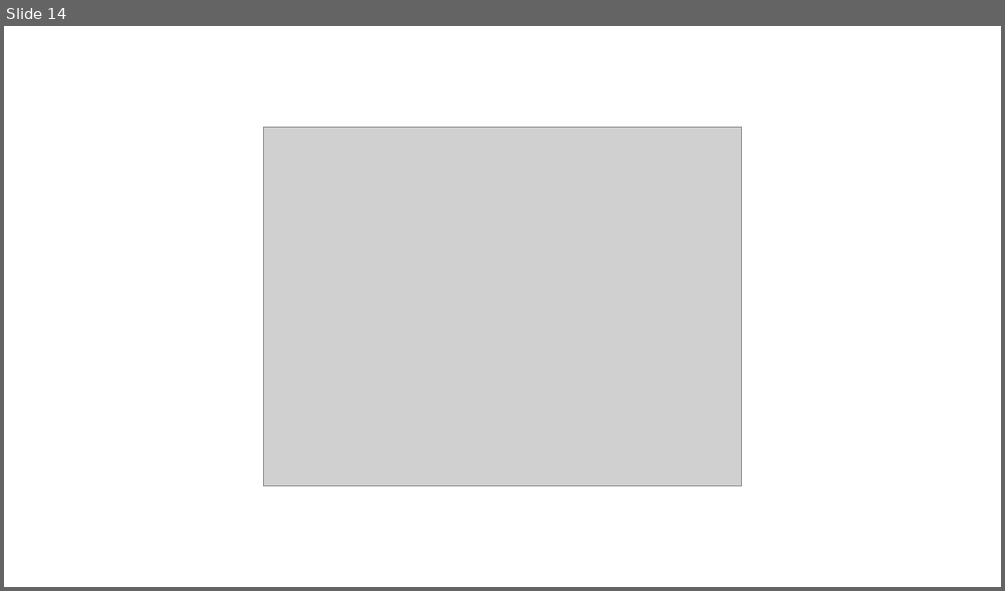
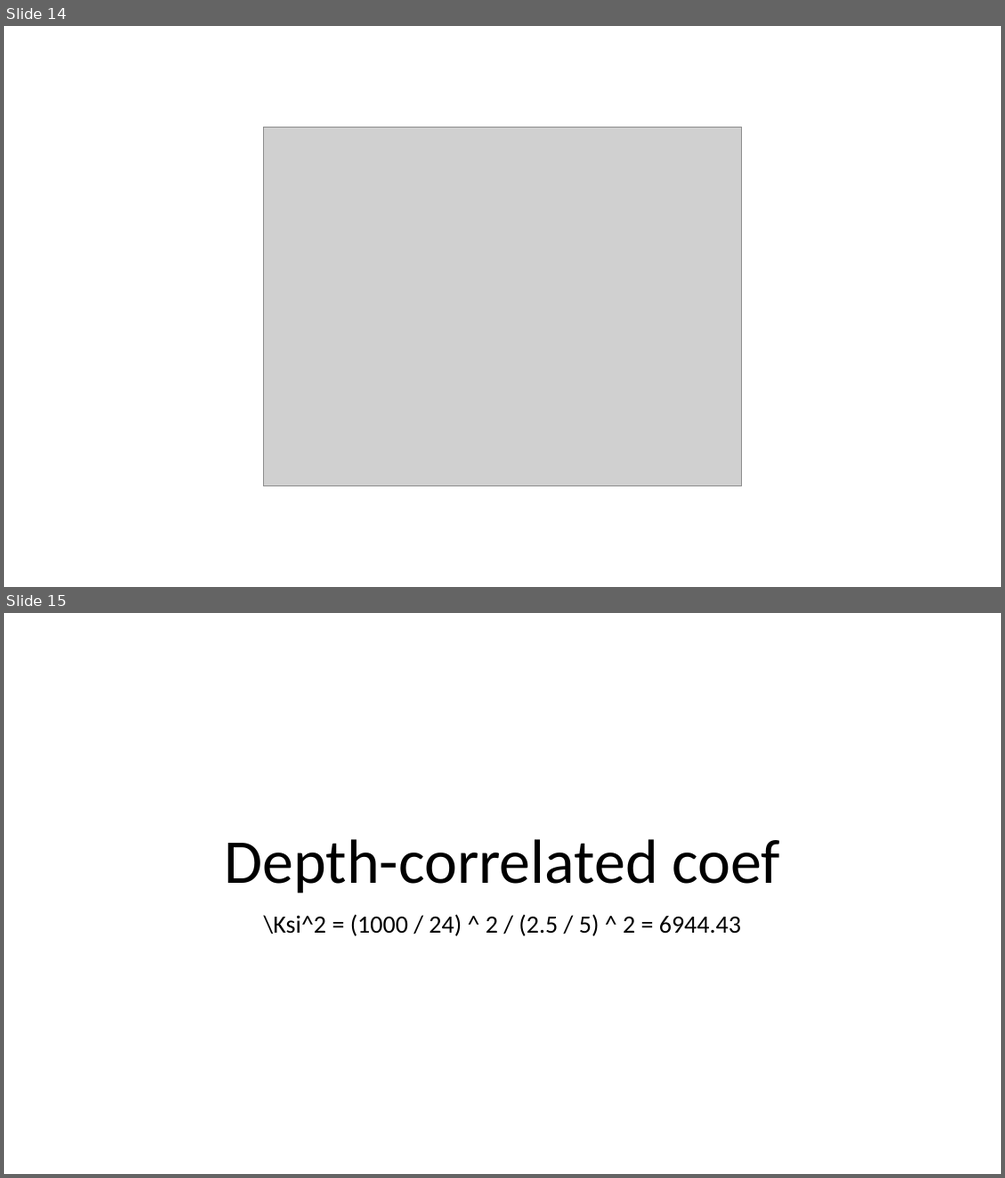
Before and after one commit to MASCOT-NTNU/Missions, a slide deck: Nidelva/Variogram/ChooseCoef.pptx. Shown one above the other, each under a label of ours: slide 14 before the commit, slides 14 and 15 after it. The pictures are 1005x591 and 1005x1178 pixels, drawn with LibreOffice and Linux fonts; fonts in the diff are those of the drawing; grey boxes stand for pictures. Boxes give left, top, right and bottom in pixels: in the first picture for what was removed or moved away, otherwise in the second. Text is boxed around its words. In the diff, an @@ line names an element or a change of style, - is before the commit and + after.

```diff
--- a/Nidelva/Variogram/ChooseCoef.pptx
+++ b/Nidelva/Variogram/ChooseCoef.pptx
@@ slide 15 added at bbox=[4, 613, 1001, 1174], background #FFFFFF @@
@@ title added at bbox=[224, 839, 780, 893], 60 pt, text #000000 @@
+Depth-correlated coef
@@ subtitle added at bbox=[264, 914, 741, 936], 24 pt, text #000000 @@
+\Ksi^2 = (1000 / 24) ^ 2 / (2.5 / 5) ^ 2 = 6944.43
```
Also in this commit, not shown: 2 slides changed, 2 other slides added, 8 other files.
